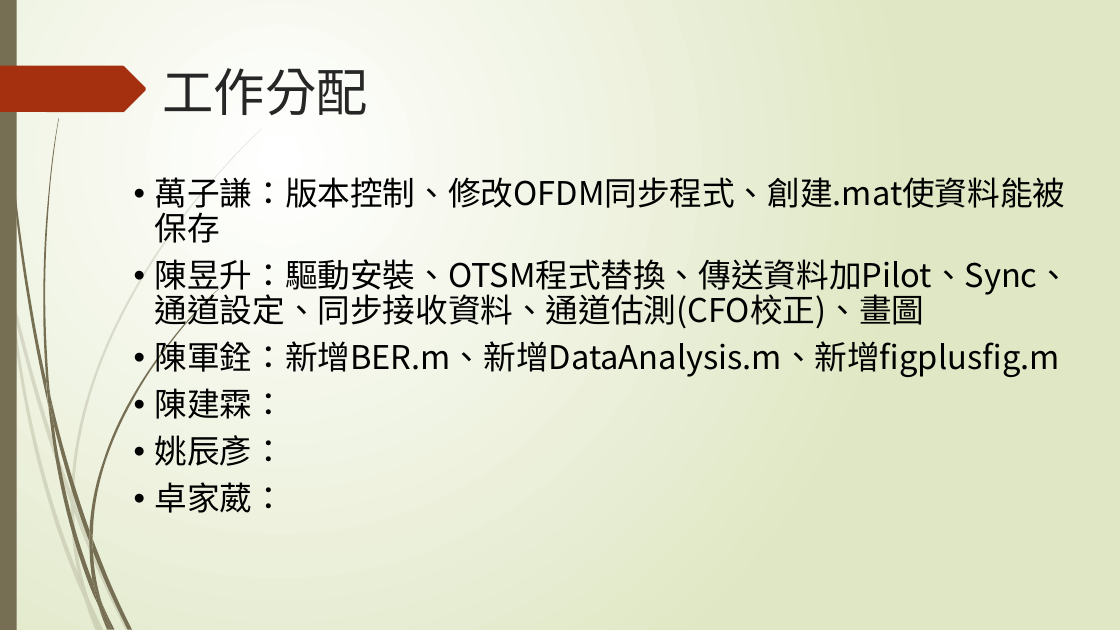
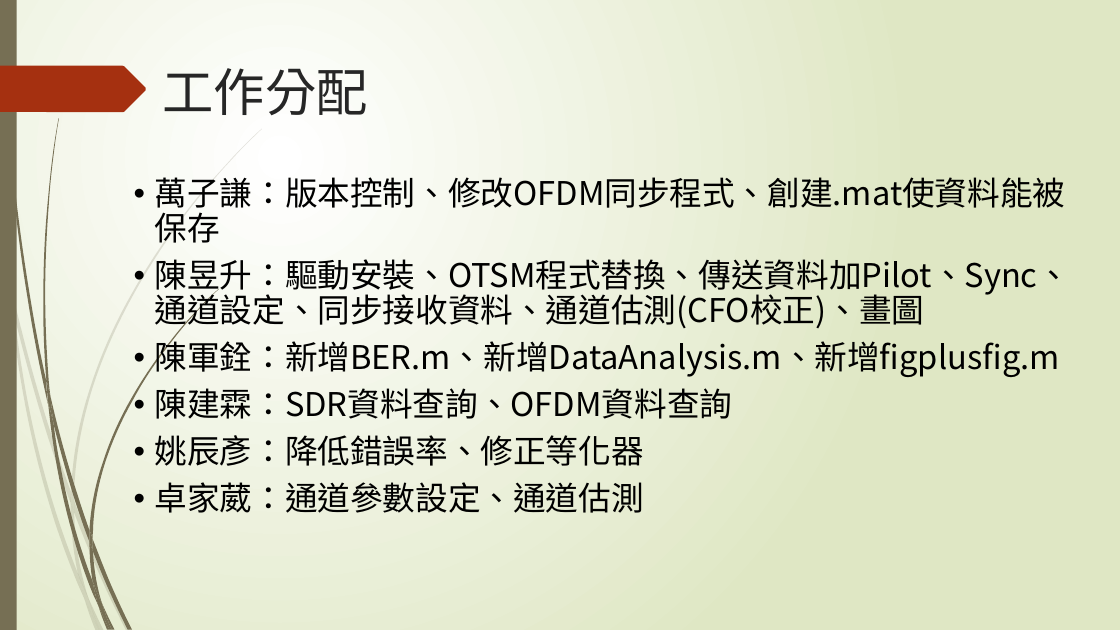
Before and after one commit to NIUWCSP/OTSM, a slide deck: slide 13 of report/以SDR實現OTSM通訊技術.pptx (slide 12 before the commit). Drawn at 1120x630 pixels with LibreOffice and Linux fonts; fonts in the diff are those of the drawing. Boxes give left, top, right and bottom in pixels: in the first picture for what was removed or moved away, otherwise in the second. Text is boxed around its words. In the diff, an @@ line names an element or a change of style, - is before the commit and + after.

```diff
--- a/report/以SDR實現OTSM通訊技術.pptx
+++ b/report/以SDR實現OTSM通訊技術.pptx
@@ text at (x1=155, y1=388, x2=733, y2=513): text changed @@
-• 陳建霖：
-• 姚辰彥：
-• 卓家葳：
+• 陳建霖：SDR資料查詢、OFDM資料查詢
+• 姚辰彥：降低錯誤率、修正等化器
+• 卓家葳：通道參數設定、通道估測
```
Also in this commit, not shown: 2 other slides changed, 1 slide added, 1 other file.
